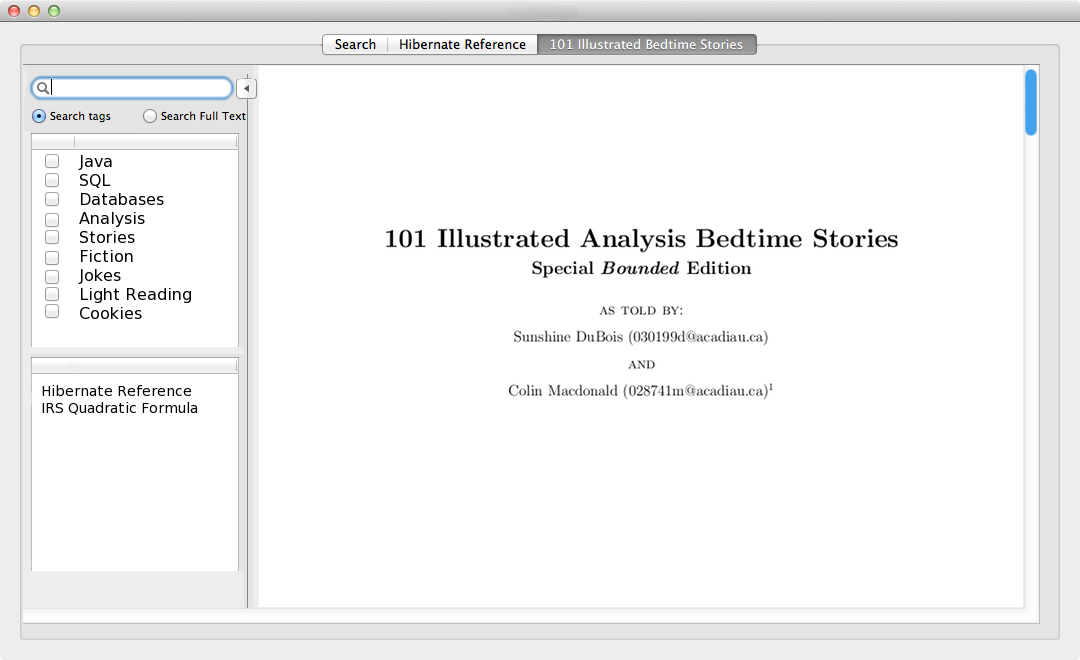
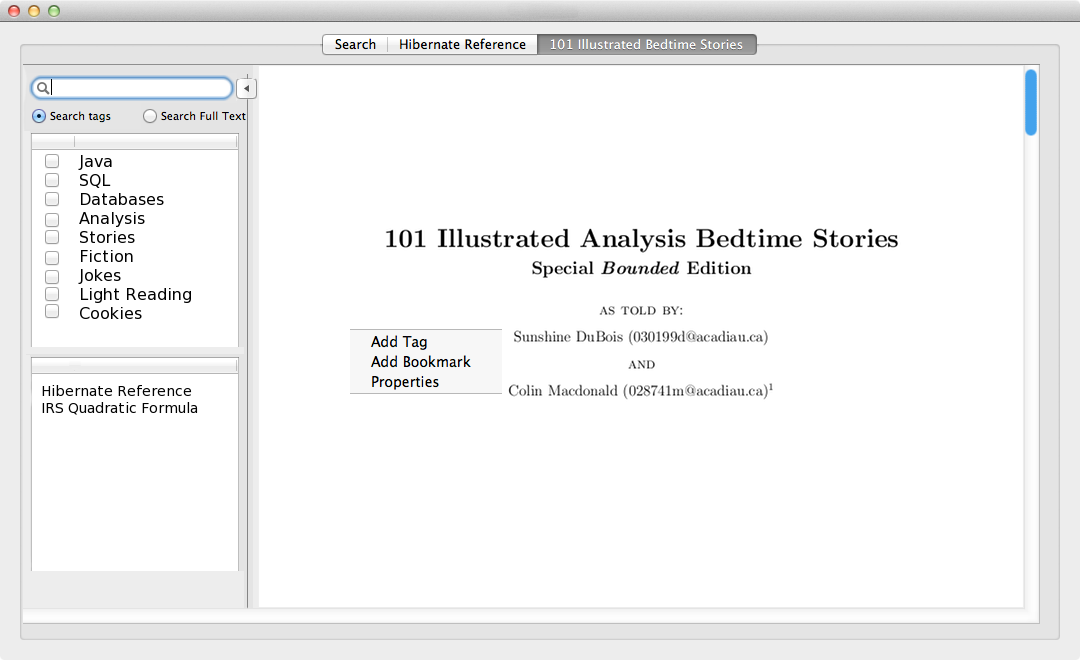
Layer changes from the first w=1080, h=660 image to the second:
added layer "Screen Shot 2011-09-28 at 8.19.11 PM.png copy" above "Pasted Layer#1" over (350, 329, 502, 394)
